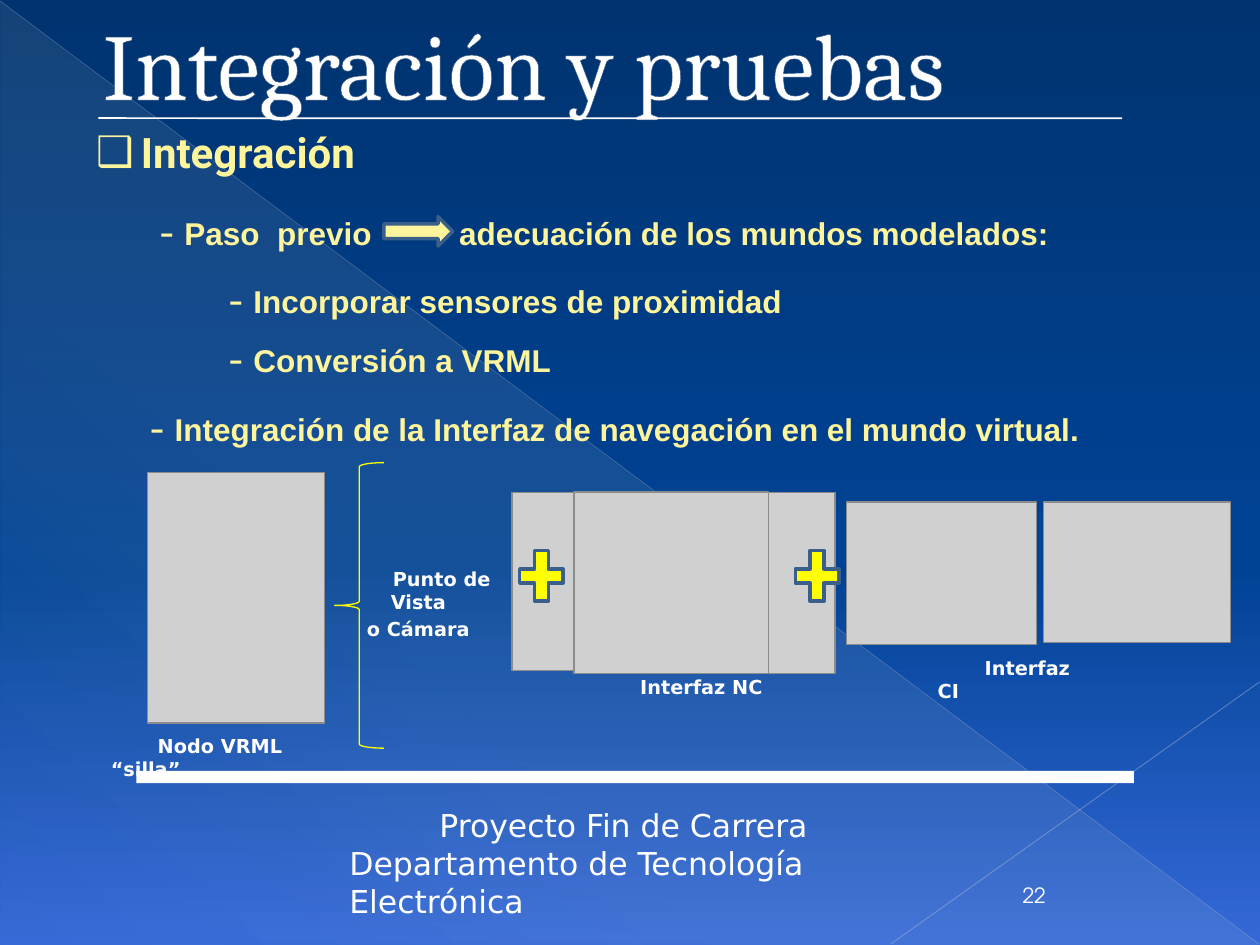
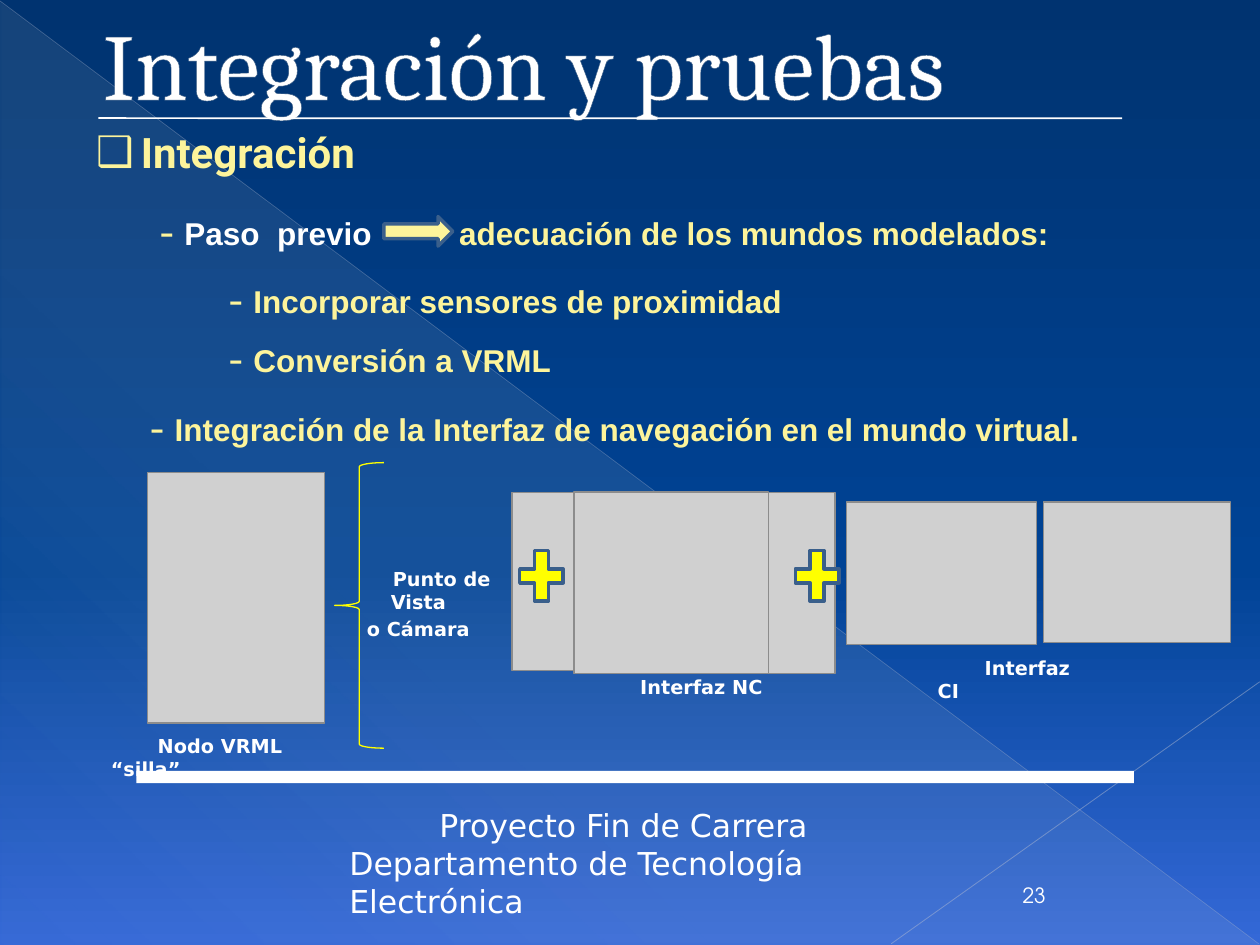
Before and after one commit to mjromper/test, a slide deck: slide 23 of DOCUMENTACION/presentacion/presentacionPFC27.pptx (slide 22 before the commit). Drawn at 1260x945 pixels with LibreOffice and Linux fonts; fonts in the diff are those of the drawing; grey boxes stand for pictures; background and template pictures are left out. Boxes give left, top, right and bottom in pixels: in the first picture for what was removed or moved away, otherwise in the second. Text is boxed around its words. In the diff, an @@ line names an element or a change of style, - is before the commit and + after.

```diff
--- a/DOCUMENTACION/presentacion/presentacionPFC27.pptx
+++ b/DOCUMENTACION/presentacion/presentacionPFC27.pptx
@@ text "- Paso previo adecuación de ..." at box(184, 222, 1049, 251): text colour #FDF49B to #FFFFFF in "Paso previo" @@
@@ page number at box(1023, 887, 1046, 903): text changed @@
-22
+23
```
Also in this commit, not shown: 5 other slides changed, 2 slides added, 1 slide removed.
